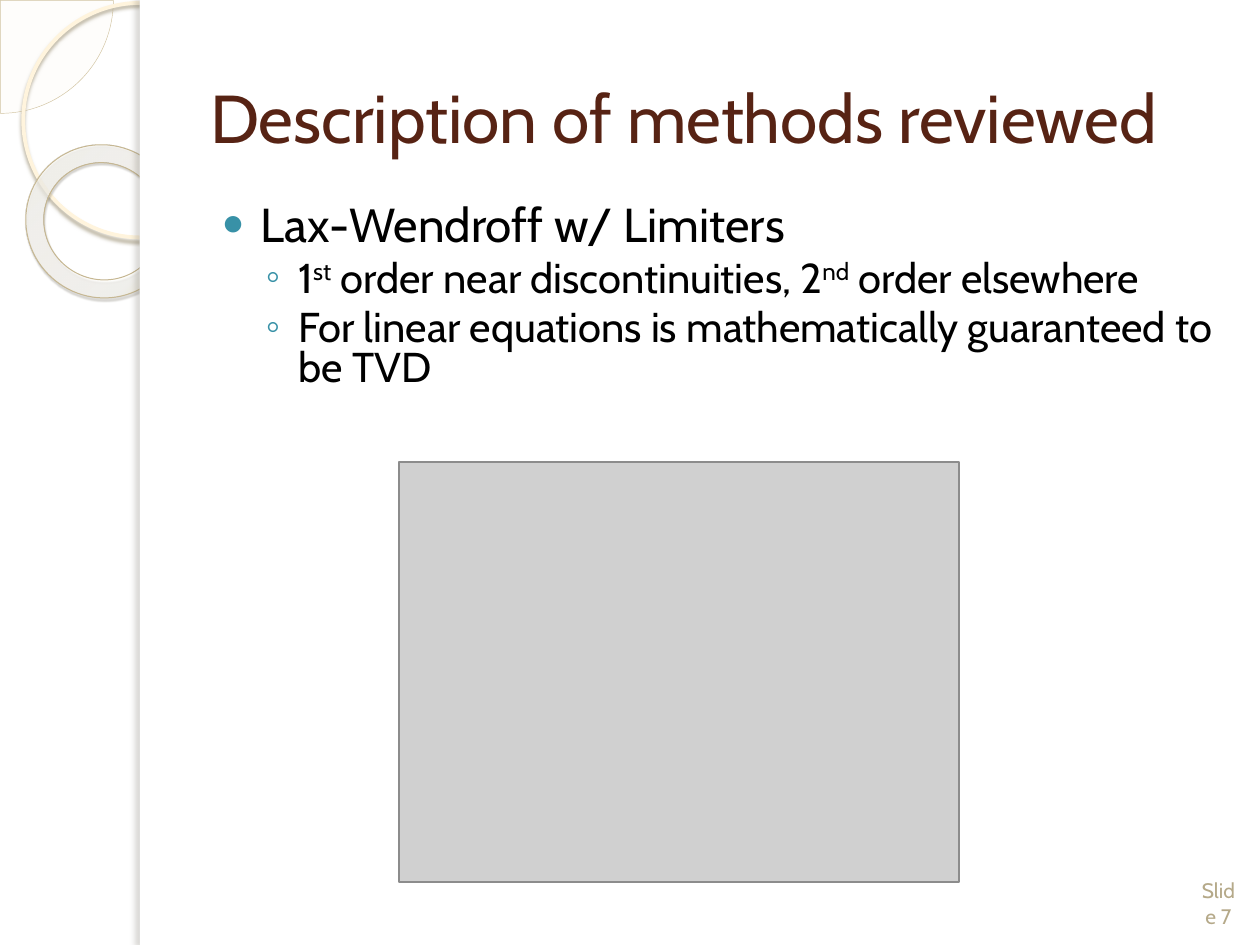
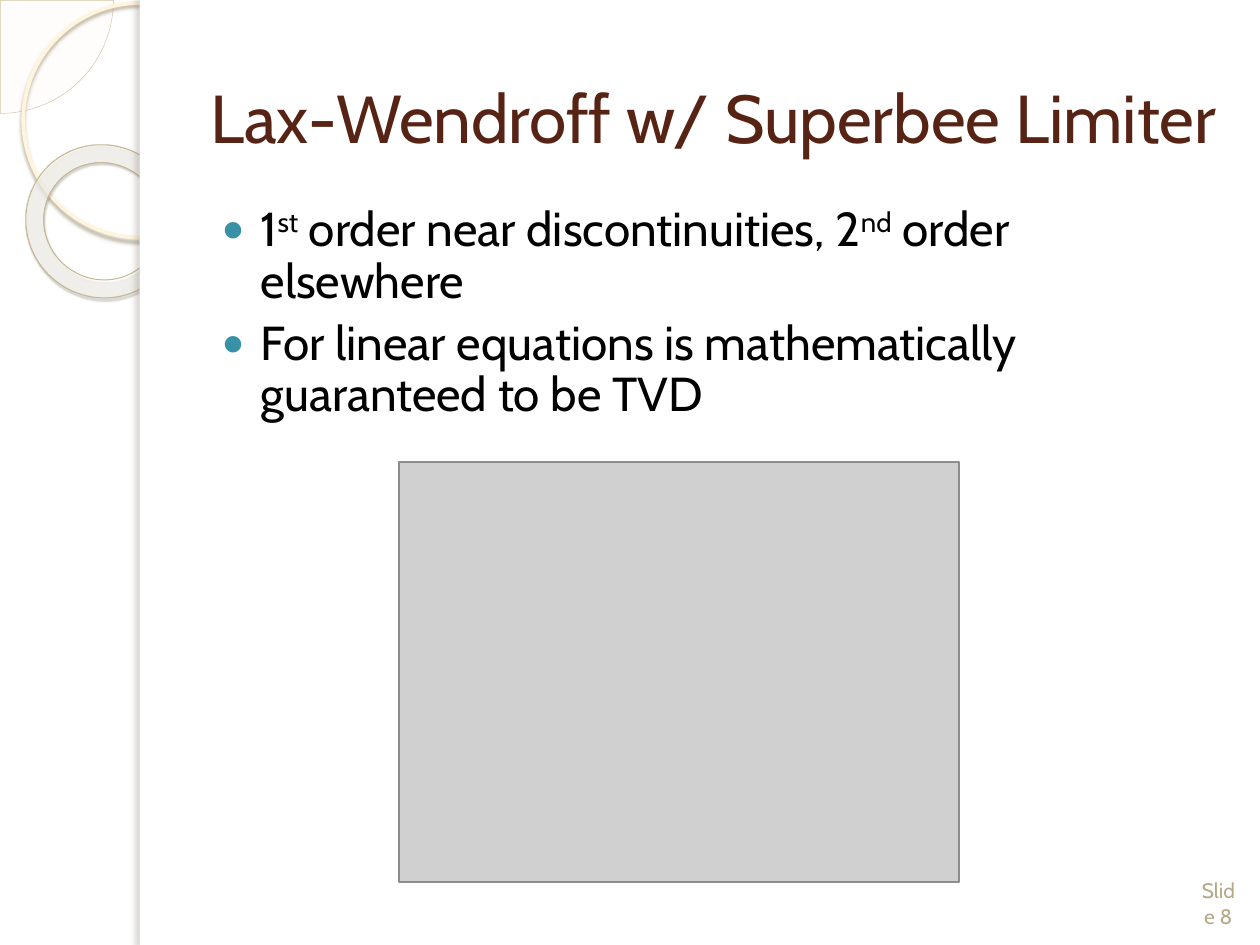
Before and after one commit to wmatern/summer_LANL, a slide deck: slide 8 of Final Research Presentation/Final_LongPres_Davis_Matern.pptx (slide 7 before the commit). Drawn at 1260x945 pixels with LibreOffice and Linux fonts; fonts in the diff are those of the drawing; grey boxes stand for pictures; background and template pictures are left out. Boxes give left, top, right and bottom in pixels: in the first picture for what was removed or moved away, otherwise in the second. Text is boxed around its words. In the diff, an @@ line names an element or a change of style, - is before the commit and + after.

```diff
--- a/Final Research Presentation/Final_LongPres_Davis_Matern.pptx
+++ b/Final Research Presentation/Final_LongPres_Davis_Matern.pptx
@@ title at (210, 92, 1216, 158): text changed @@
-Description of methods reviewed
+Lax-Wendroff w/ Superbee Limiter
@@ text "1st order near discontinuities, 2nd ..." at (261, 210, 1017, 423): size 23.8 to 27.2 pt; bullet ◦ to ●; list level 2 to 1 in "1st order near discontinuities, 2nd ..."; line spacing 0.8 to 0.9; list level 2 to 1 in "For linear equations is mathematically ..." @@
@@ text at (261, 206, 785, 246): paragraph removed @@
-● Lax-Wendroff w/ Limiters
@@ page number at (1220, 909, 1233, 924): text changed @@
-Slide 7
+Slide 8
```
Also in this commit, not shown: 9 other slides changed, 5 slides added, 5 slides removed, 14 other files.
